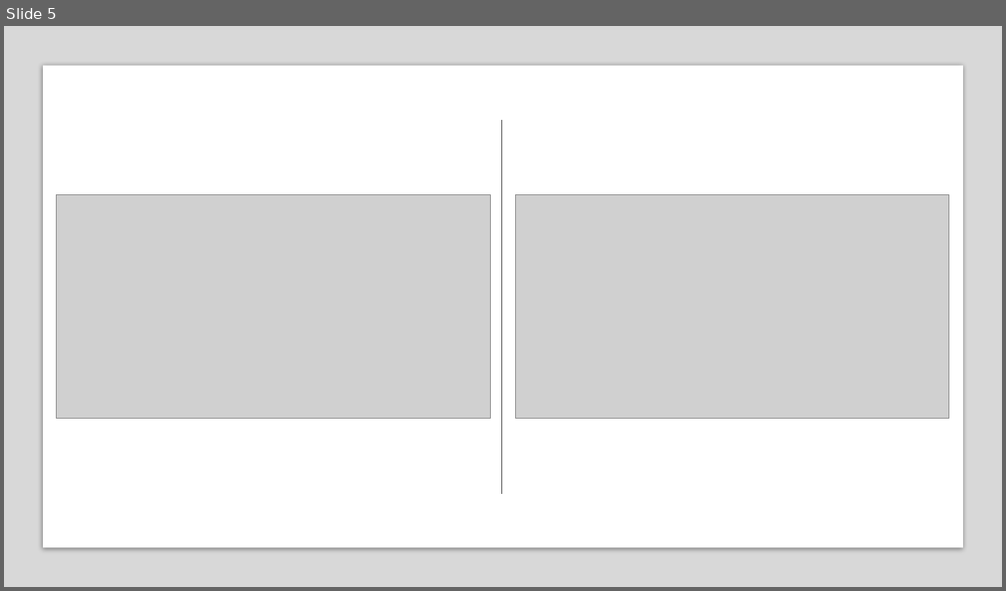
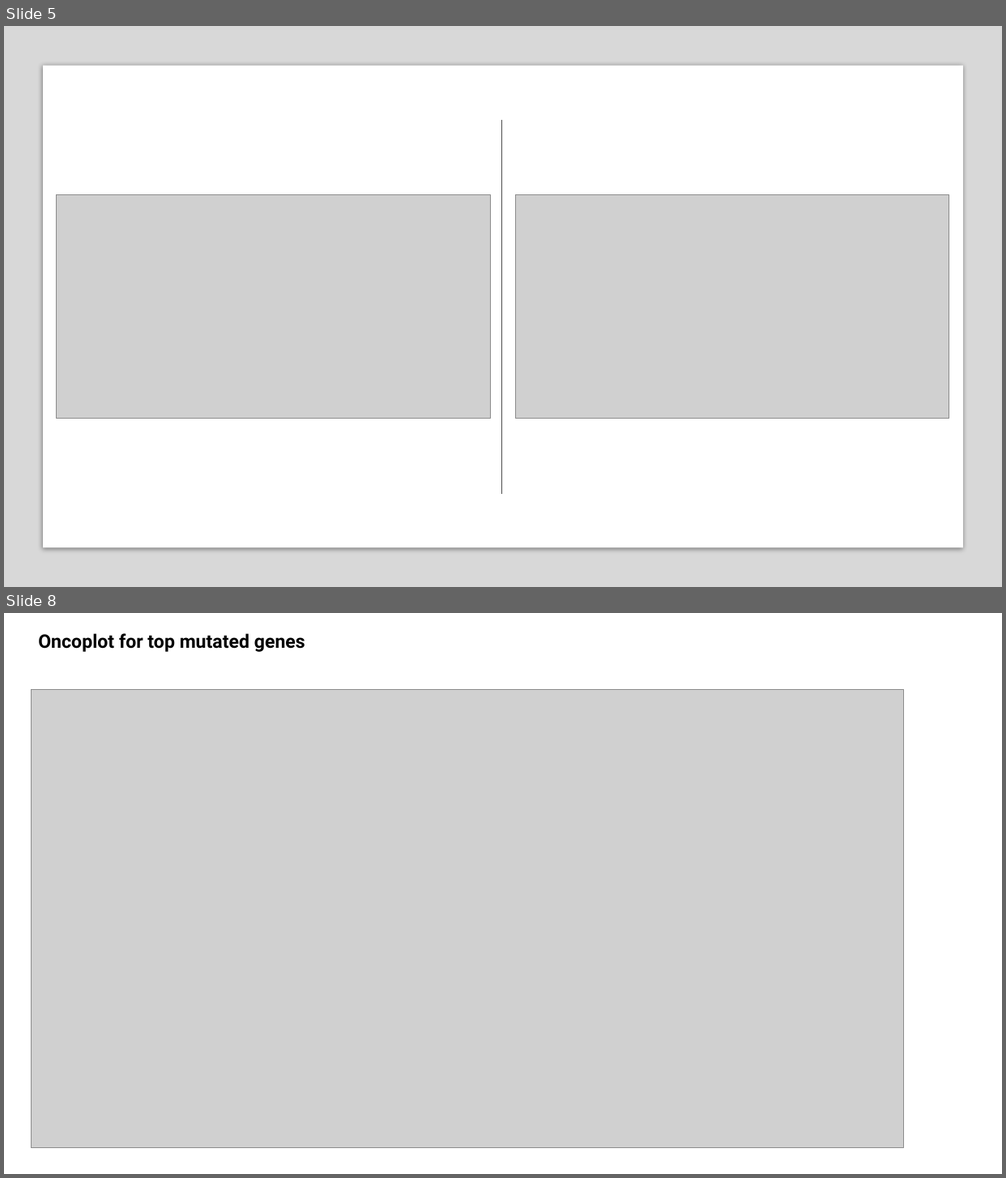
Before and after one commit to Dalah-Info/health-info-bioinformatics-r, a slide deck: metadata/Metadata.pptx. Shown one above the other, each under a label of ours: slide 5 before the commit, slides 5 and 8 after it; the slides between them are not shown. The pictures are 1006x591 and 1006x1178 pixels, drawn with LibreOffice and Linux fonts; fonts in the diff are those of the drawing; grey boxes stand for pictures. Boxes give left, top, right and bottom in pixels: in the first picture for what was removed or moved away, otherwise in the second. Text is boxed around its words. In the diff, an @@ line names an element or a change of style, - is before the commit and + after.

```diff
--- a/metadata/Metadata.pptx
+++ b/metadata/Metadata.pptx
@@ slide 8 added at <box>4,613,1002,1174</box>, background #FFFFFF @@
@@ text added at <box>38,633,305,652</box>, 18 pt, text #000000, bold @@
+Oncoplot for top mutated genes
@@ picture added at <box>31,690,904,1149</box> @@
```
Also in this commit, not shown: 6 other slides added, 2 slides removed.
